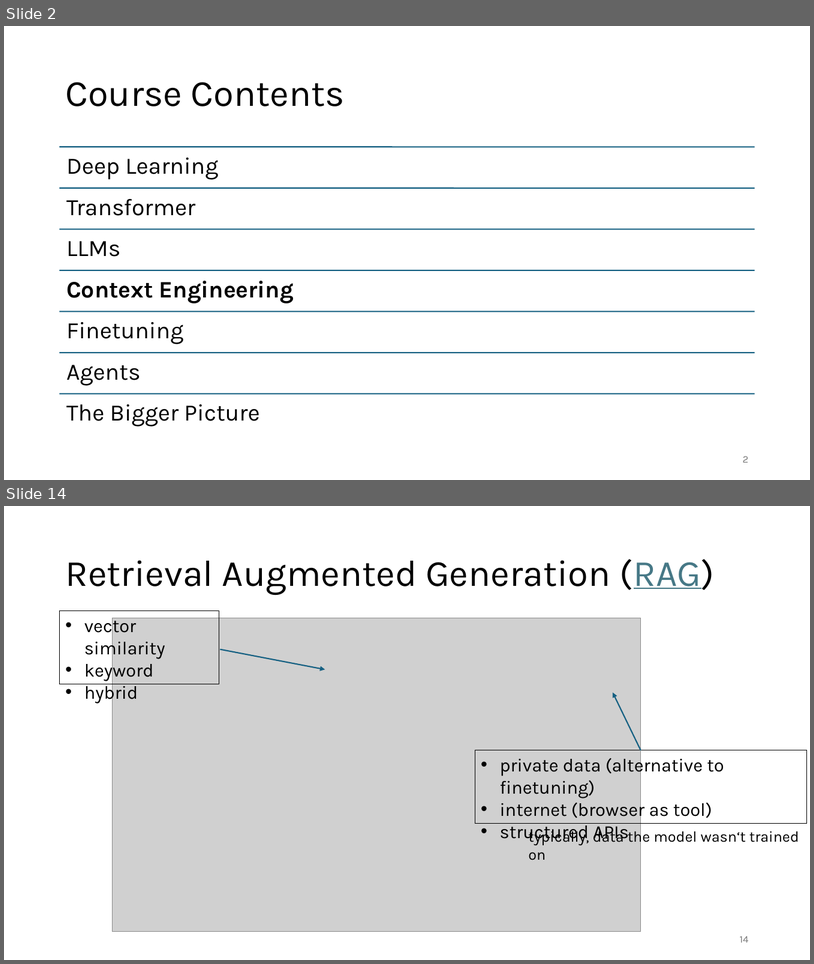
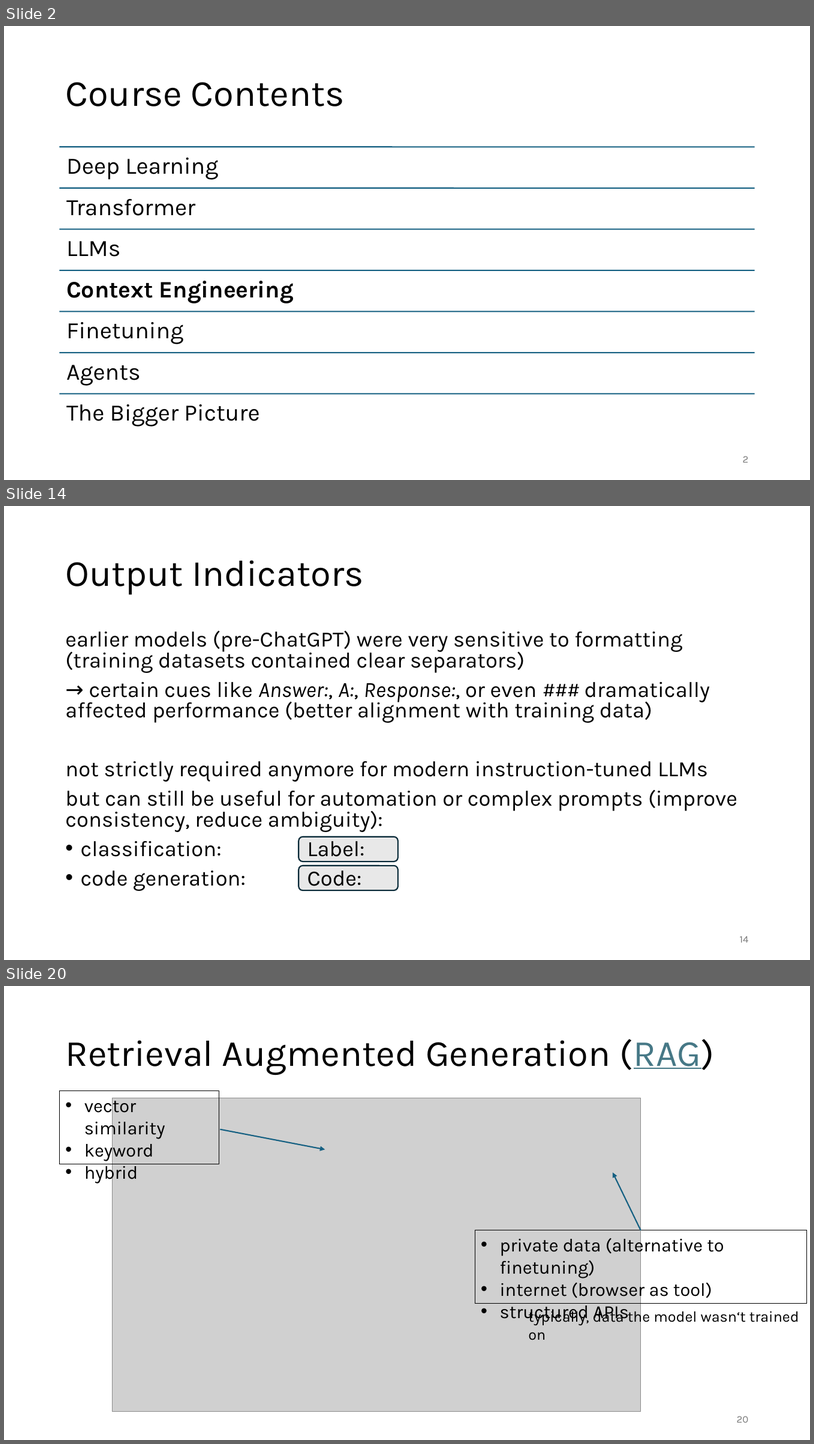
Before and after one commit to FelixWick/language_models, a slide deck: slides/4_context_engineering.pptx. Shown one above the other, each under a label of ours: slides 2 and 14 before the commit, slides 2, 14 and 20 after it; the slides between them are not shown. The pictures are 814x964 and 814x1444 pixels, drawn with LibreOffice and Linux fonts; fonts in the diff are those of the drawing; grey boxes stand for pictures. Boxes give left, top, right and bottom in pixels: in the first picture for what was removed or moved away, otherwise in the second. Text is boxed around its words. In the diff, an @@ line names an element or a change of style, - is before the commit and + after.

Commit message:
more details on prompt engineering

```diff
--- a/slides/4_context_engineering.pptx
+++ b/slides/4_context_engineering.pptx
@@ slide 14 added at [4, 506, 810, 960], background #FFFFFF @@
@@ title added at [65, 560, 364, 595], 44 pt, text #000000 @@
+Output Indicators
@@ text added at [65, 630, 738, 891], 26 pt, text #000000 @@
+earlier models (pre-ChatGPT) were very sensitive to formatting (training datasets contained clear separators)
+→ certain cues like Answer:, A:, Response:, or even ### dramatically affected performance (better alignment with training data)
+not strictly required anymore for modern instruction-tuned LLMs
+but can still be useful for automation or complex prompts (improve consistency, reduce ambiguity):
+• classification: Label:
+• code generation: Code:
@@ rounded rectangle added at [299, 837, 398, 861], fill #E8E8E8, outline #092A39 1.5 pt @@
@@ rounded rectangle added at [299, 865, 398, 890], fill #E8E8E8, outline #092A39 1.5 pt @@
@@ page number added at [740, 936, 749, 942], 12 pt, text #797979 @@
+14
@@ what was slide 14 is now slide 20 @@
@@ page number at [737, 1416, 749, 1422]: text changed @@
-14
+20
```
Also in this commit, not shown: 6 slides changed, 10 other slides added, 6 slides removed, 1 other file.
